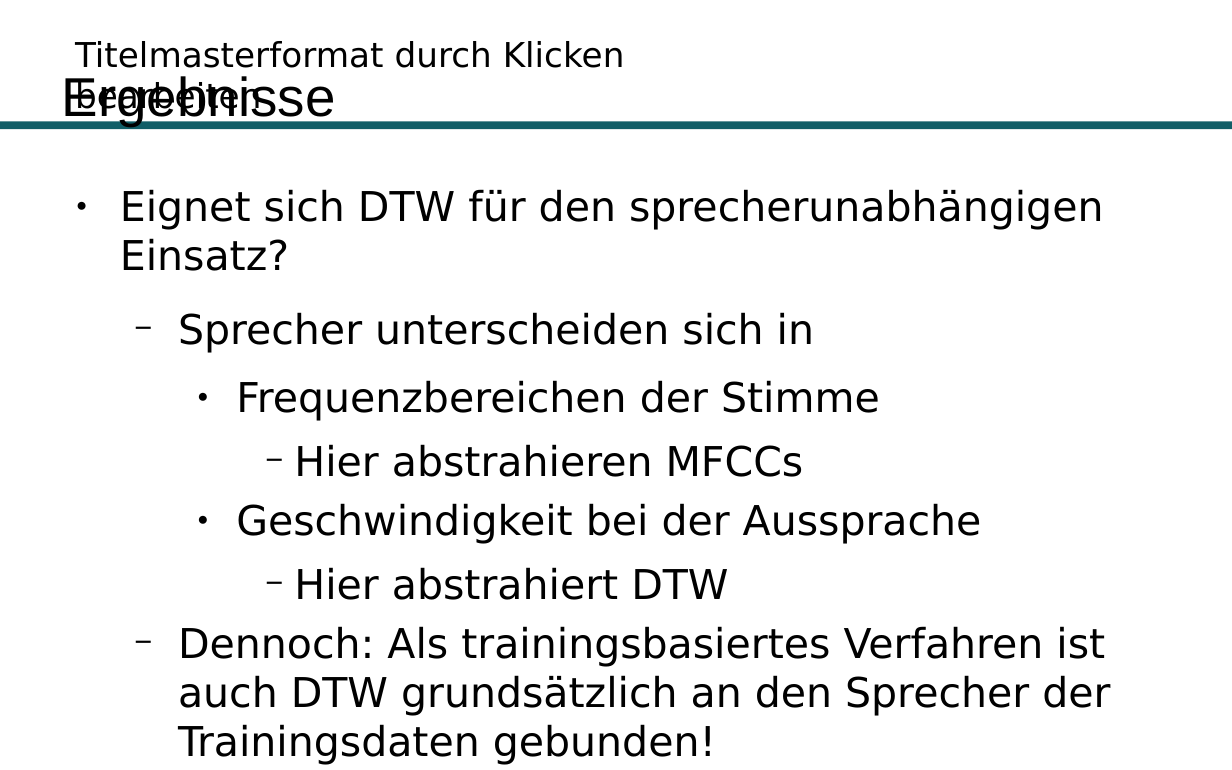
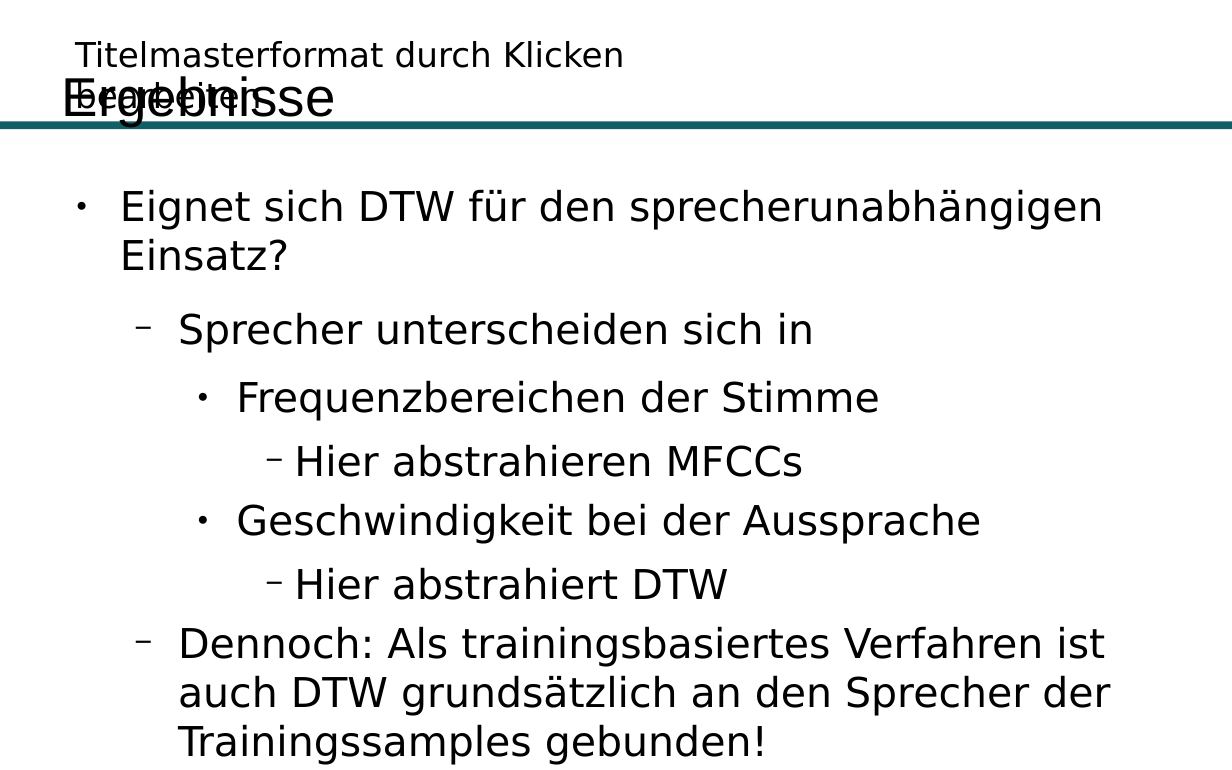
Before and after one commit to Hirnschwamm/DTW, a slide deck: slide 77 of Präsentation.odp (slide 71 before the commit). Drawn at 1232x770 pixels with LibreOffice and Linux fonts; fonts in the diff are those of the drawing; background and template pictures are left out. Boxes give left, top, right and bottom in pixels: in the first picture for what was removed or moved away, otherwise in the second. Text is boxed around its words. In the diff, an @@ line names an element or a change of style, - is before the commit and + after.

Commit message:
Presentation update

```diff
--- a/Präsentation.odp
+++ b/Präsentation.odp
@@ text at [178,626,1110,765]: text changed @@
-  − Dennoch: Als trainingsbasiertes Verfahren ist auch DTW grundsätzlich an den Sprecher der Trainingsdaten gebunden!
+  − Dennoch: Als trainingsbasiertes Verfahren ist auch DTW grundsätzlich an den Sprecher der Trainingssamples gebunden!
```
Also in this commit, not shown: 4 other slides changed, 6 slides added, 4 other files.
